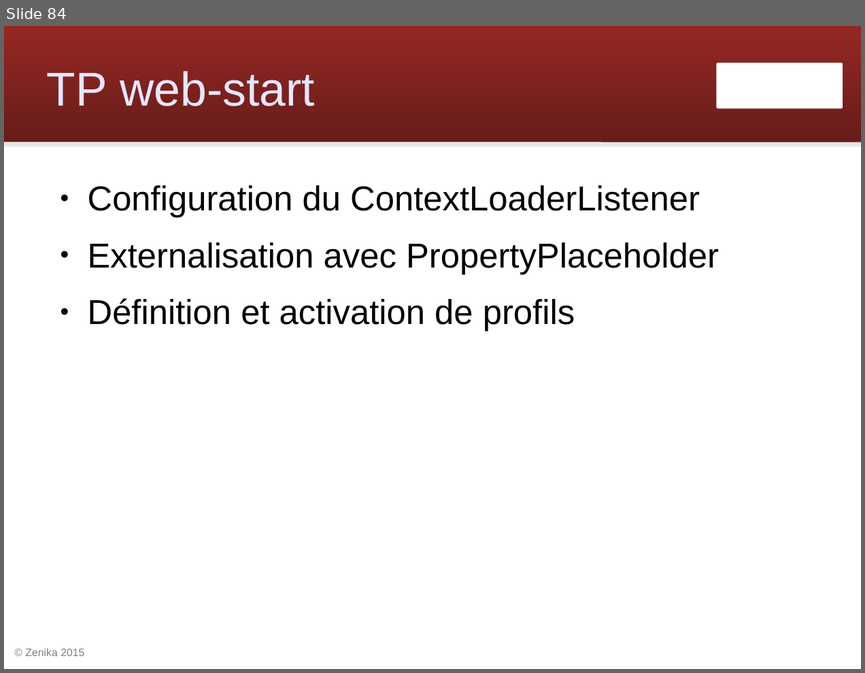
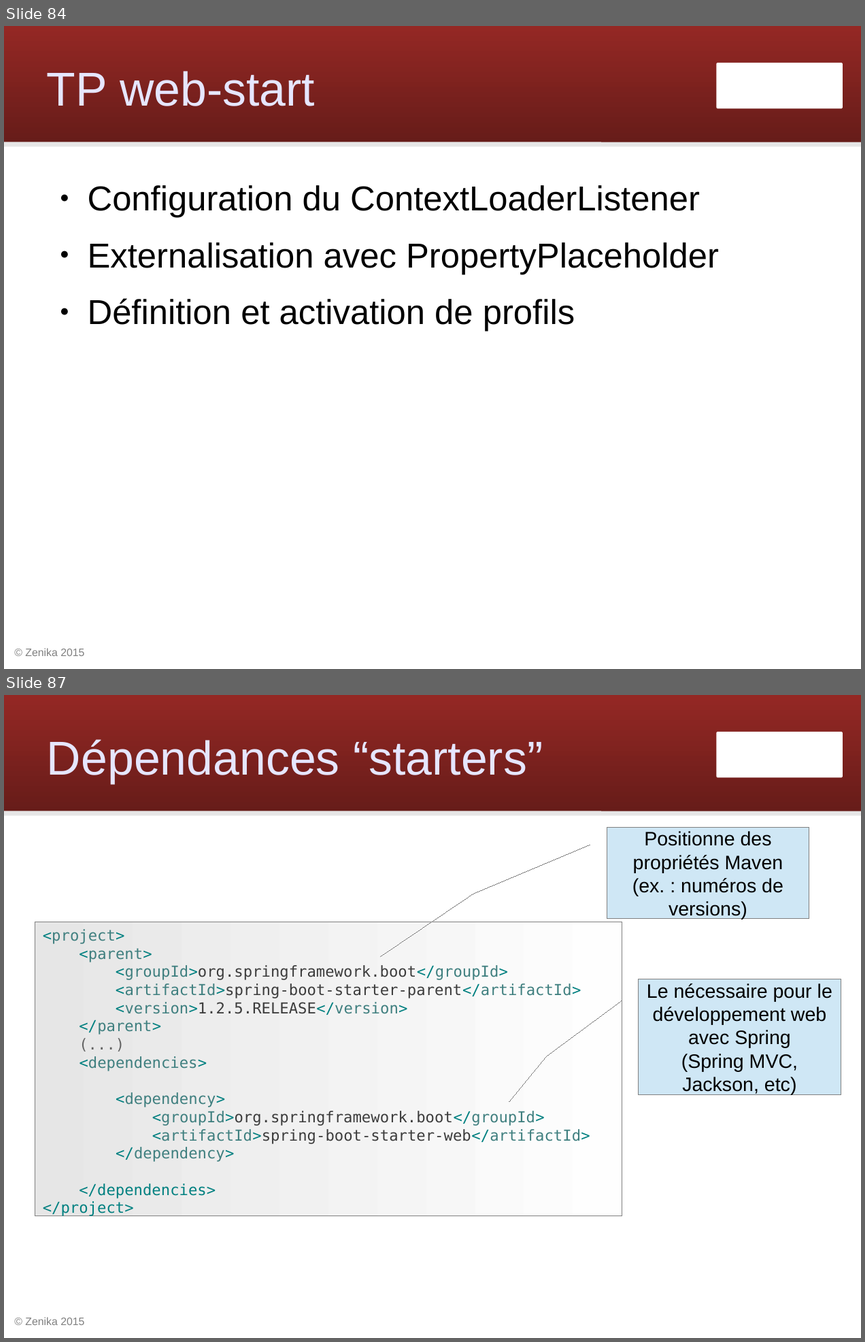
Before and after one commit to Zenika/workshop-spring-core, a slide deck: spring-workshop.odp. Shown one above the other, each under a label of ours: slide 84 before the commit, slides 84 and 87 after it; the slides between them are not shown. The pictures are 865x673 and 865x1342 pixels, drawn with LibreOffice and Linux fonts; fonts in the diff are those of the drawing; background and template pictures are left out. Boxes give left, top, right and bottom in pixels: in the first picture for what was removed or moved away, otherwise in the second. Text is boxed around its words. In the diff, an @@ line names an element or a change of style, - is before the commit and + after.

Commit message:
Créer les slides Spring Boot

```diff
--- a/spring-workshop.odp
+++ b/spring-workshop.odp
@@ slide 87 added at (4,695,861,1338), background #FFFFFF; not listed: 4 template elements that a slide beside it also shows @@
@@ title added at (47,739,543,783), 44 pt, text #E6E6FF @@
+Dépendances “starters”
@@ border callout added at (607,828,810,919), fill #CFE7F5, outline #808080 0 pt, 18 pt, text #000000 @@
+Positionne des propriétés Maven
+(ex. : numéros de versions)
@@ rectangle added at (35,922,622,1215), fill gradient #E6E6E6 to #FEFEFE, outline #808080 0 pt, 14 pt, text #3F7F7F @@
+<project>
+<parent>
+<groupId>org.springframework.boot</groupId>
+<artifactId>spring-boot-starter-parent</artifactId>
+<version>1.2.5.RELEASE</version>
+</parent>
+(...)
+<dependencies>
+<dependency>
+<groupId>org.springframework.boot</groupId>
+<artifactId>spring-boot-starter-web</artifactId>
+</dependency>
+</dependencies>
+</project>
@@ border callout added at (638,979,840,1095), fill #CFE7F5, outline #808080 0 pt, 18 pt, text #000000 @@
+Le nécessaire pour le développement web avec Spring
+(Spring MVC, Jackson, etc)
```
Also in this commit, not shown: 1 slide changed, 21 other slides added, 4 other files.
